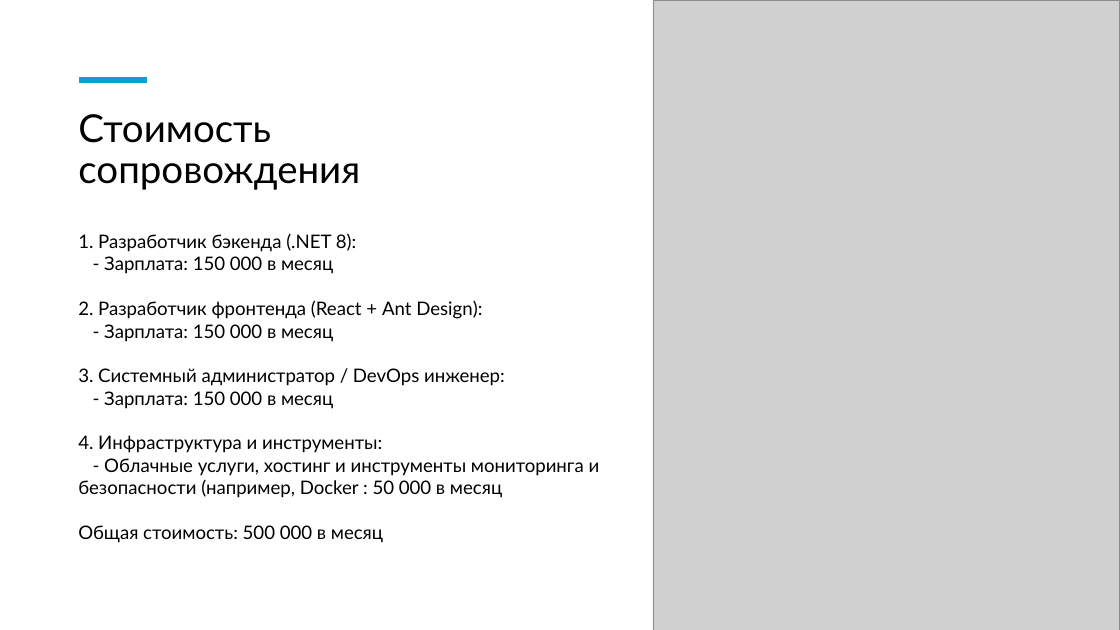
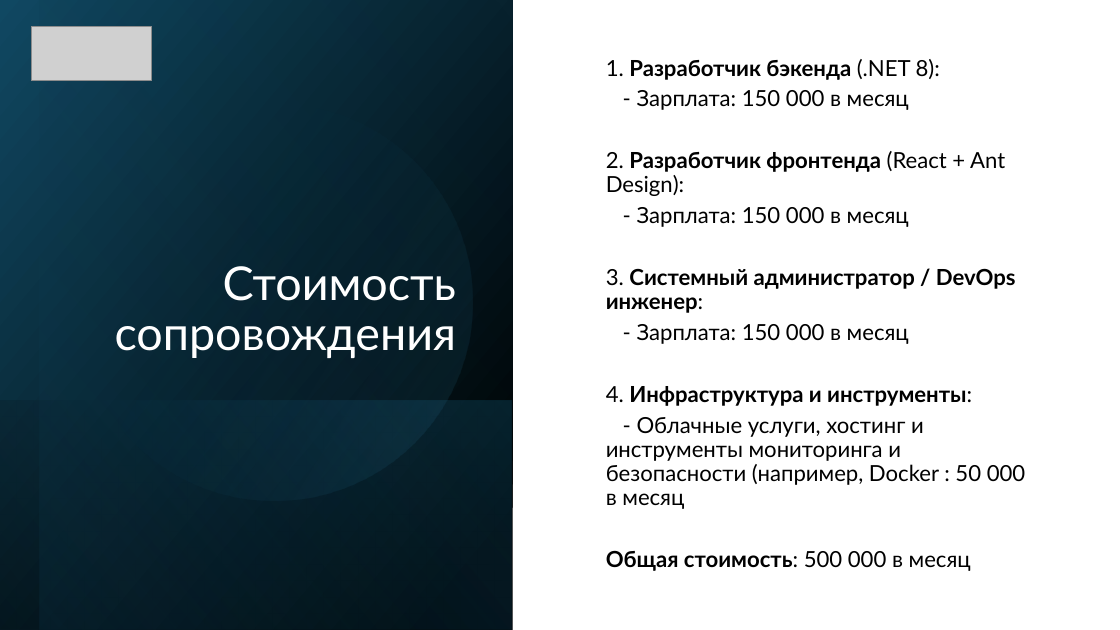
Before and after one commit to QuanticTeam/AtomSkills2024, a slide deck: slide 7 of docs/Презентация продукта.pptx (slide 8 before the commit). Drawn at 1120x630 pixels with LibreOffice and Linux fonts; fonts in the diff are those of the drawing; grey boxes stand for pictures. Boxes give left, top, right and bottom in pixels: in the first picture for what was removed or moved away, otherwise in the second. Text is boxed around its words. In the diff, an @@ line names an element or a change of style, - is before the commit and + after.

```diff
--- a/docs/Презентация продукта.pptx
+++ b/docs/Презентация продукта.pptx
@@ rectangle added at (0,0,513,630), fill gradient #000000 to #104862 @@
@@ picture added at (31,26,151,81) @@
@@ rectangle added at (40,0,513,630), fill gradient #000000 to #156082 @@
@@ picture removed at (653,0,1120,630) @@
@@ title "Стоимость сопровождения": place and size @@
-title "Стоимость сопровождения" at (78,114,360,190)
+title "Стоимость сопровождения" at (115,266,457,358)
@@ title "Стоимость сопровождения" at (115,266,457,358): size 33 to 40 pt, text colour #000000 to #FFFFFF; alignment left to right; vertical alignment top to bottom @@
@@ text "1. Разработчик бэкенда (.NET 8):": place and size @@
-text "1. Разработчик бэкенда (.NET 8):" at (78,233,600,543)
+text "1. Разработчик бэкенда (.NET 8):" at (606,59,1026,571)
@@ text "1. Разработчик бэкенда (.NET 8):" at (606,59,1026,571): size 16 to 19 pt; bold on in "Разработчик бэкенда", "Разработчик фронтенда", "Системный администратор / DevOps инженер:", "Инфраструктура и инструменты:" and 1 more places; line spacing 1 to 0.9; more space between paragraphs; vertical alignment top to middle @@
@@ ellipse added at (40,68,508,536), fill gradient #156082 to #46B1E1 @@
@@ line removed from (80, 80) to (147, 80) @@
@@ rectangle added at (0,400,512,630), fill gradient #156082 to #000000 @@
```
Also in this commit, not shown: 7 other slides changed, 3 slides added, 6 slides removed.
